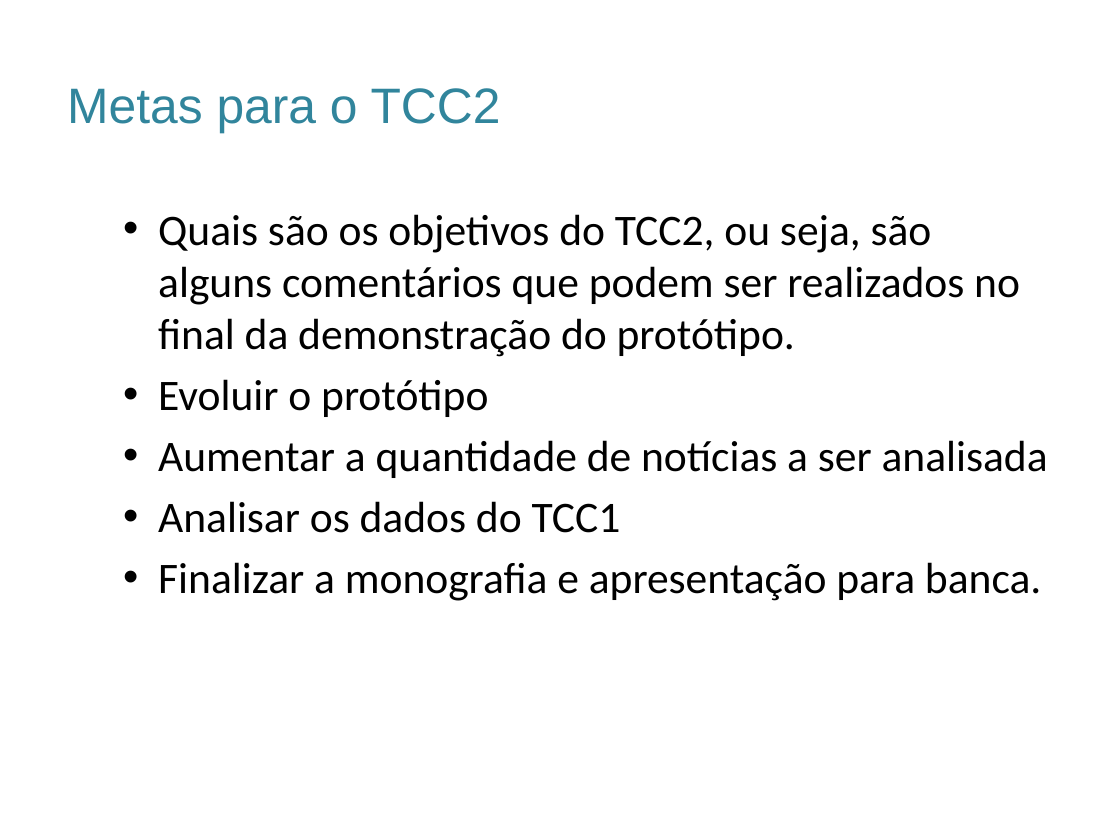
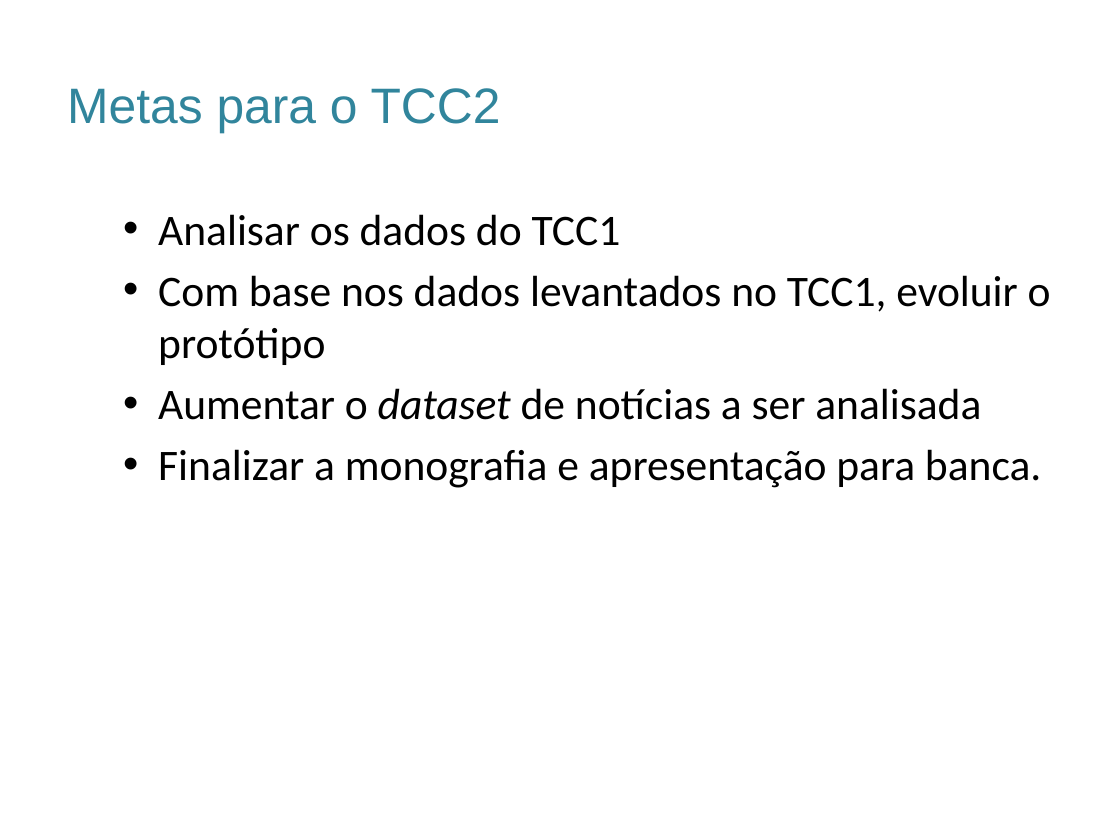
Before and after one commit to rdruzian/TCC-Sumarizacao, a slide deck: slide 8 of Documentos/ModeloApresentaçãoFacens_Sugestão.pptx. Drawn at 1120x840 pixels with LibreOffice and Linux fonts; fonts in the diff are those of the drawing; background and template pictures are left out. Boxes give left, top, right and bottom in pixels: in the first picture for what was removed or moved away, otherwise in the second. Text is boxed around its words. In the diff, an @@ line names an element or a change of style, - is before the commit and + after.

```diff
--- a/Documentos/ModeloApresentaçãoFacens_Sugestão.pptx
+++ b/Documentos/ModeloApresentaçãoFacens_Sugestão.pptx
@@ text at [158, 214, 1048, 478]: paragraphs removed @@
-  • Quais são os objetivos do TCC2, ou seja, são alguns comentários que podem ser realizados no final da demonstração do protótipo.
-  • Evoluir o protótipo
-  • Aumentar a quantidade de notícias a ser analisada
@@ text at [158, 275, 1051, 420]: paragraphs added @@
+  • Com base nos dados levantados no TCC1, evoluir o protótipo
+  • Aumentar o dataset de notícias a ser analisada
```
Also in this commit, not shown: 2 other slides changed, 1 other file.
